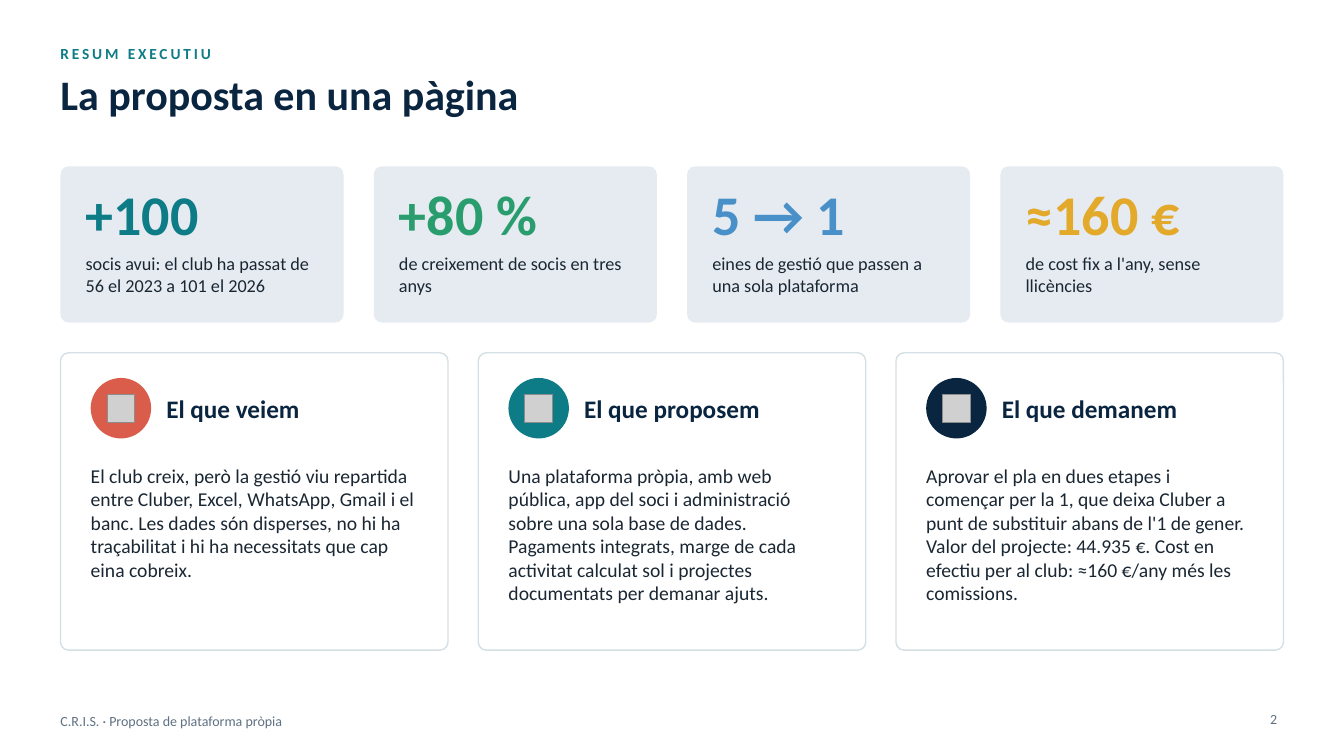
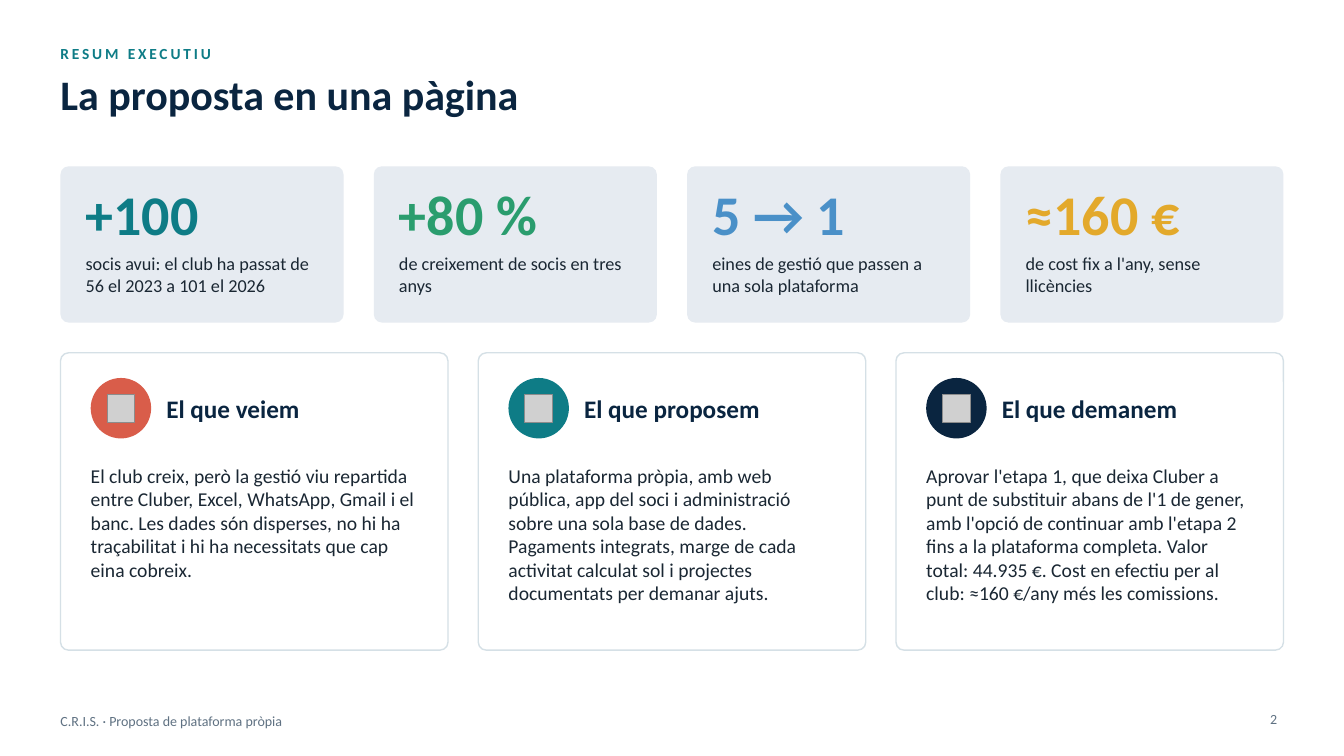
Before and after one commit to gerardtristan/Centre-de-Recuperacio-i-d-Investigacions-Submarines-App-Web, a slide deck: slide 2 of docs/entregues/Proposta-CRIS-plataforma.pptx. Drawn at 1344x756 pixels with LibreOffice and Linux fonts; fonts in the diff are those of the drawing; grey boxes stand for pictures; background and template pictures are left out. Boxes give left, top, right and bottom in pixels: in the first picture for what was removed or moved away, otherwise in the second. Text is boxed around its words. In the diff, an @@ line names an element or a change of style, - is before the commit and + after.

```diff
--- a/docs/entregues/Proposta-CRIS-plataforma.pptx
+++ b/docs/entregues/Proposta-CRIS-plataforma.pptx
@@ text at [926,469,1244,603]: text changed @@
-Aprovar el pla en dues etapes i començar per la 1, que deixa Cluber a punt de substituir abans de l'1 de gener. Valor del projecte: 44.935 €. Cost en efectiu per al club: ≈160 €/any més les comissions.
+Aprovar l'etapa 1, que deixa Cluber a punt de substituir abans de l'1 de gener, amb l'opció de continuar amb l'etapa 2 fins a la plataforma completa. Valor total: 44.935 €. Cost en efectiu per al club: ≈160 €/any més les comissions.
```
Also in this commit, not shown: 4 other slides changed, 1 other file.
